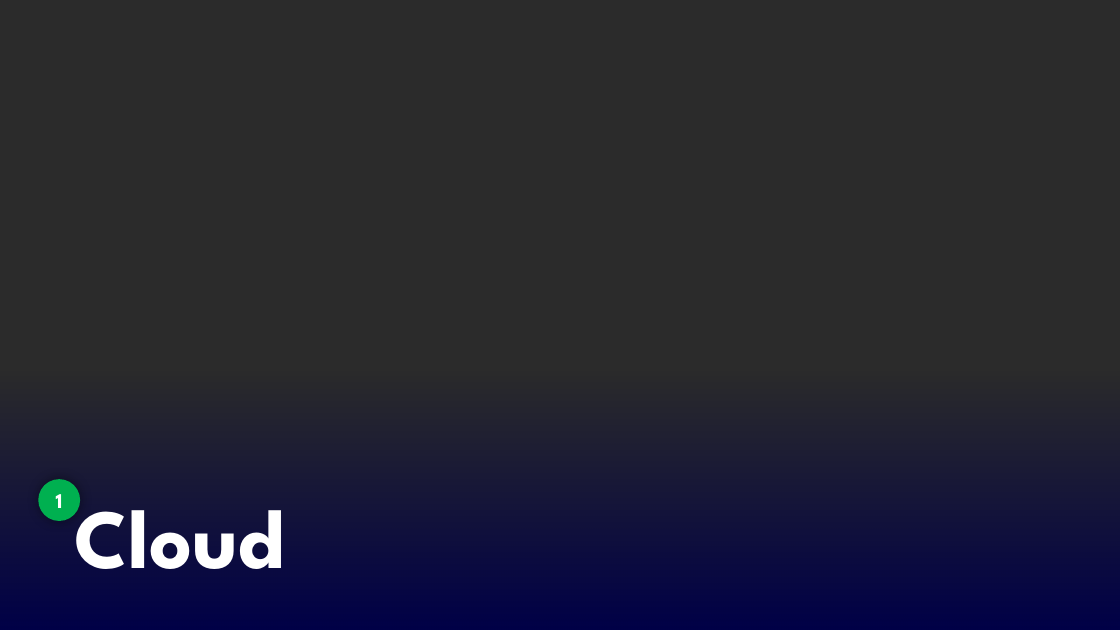
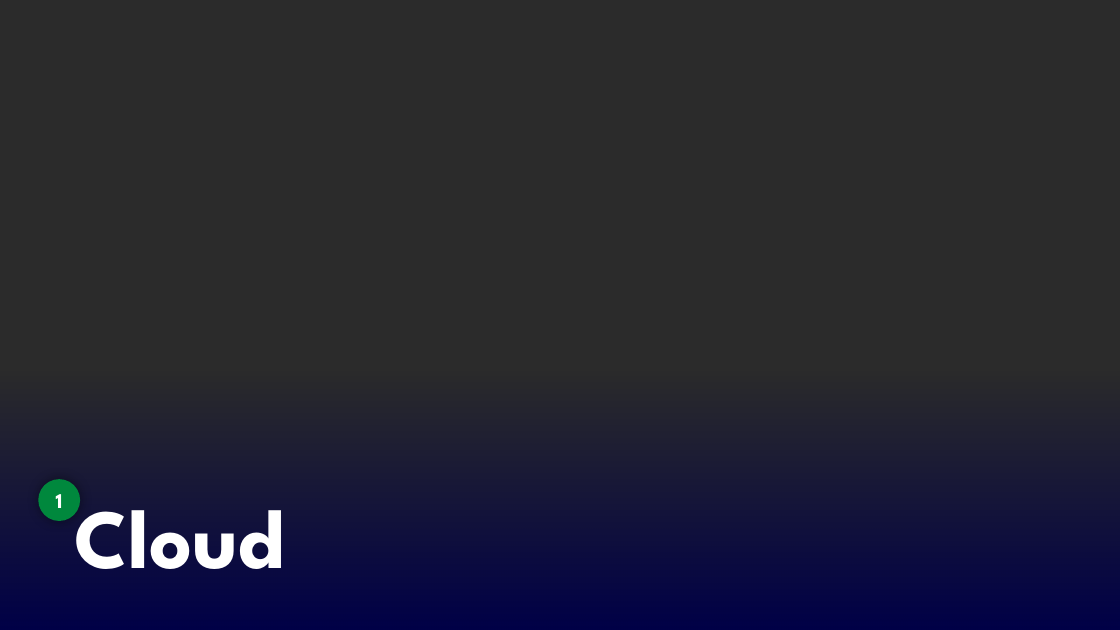
Before and after one commit to dto-btn/reading-material, a slide deck: slide 3 of presentations/digital-hour-cloud-automation.pptx. Drawn at 1120x630 pixels with LibreOffice and Linux fonts; fonts in the diff are those of the drawing; background and template pictures are left out; a plain dark background stands for a picture behind light text. Boxes give left, top, right and bottom in pixels: in the first picture for what was removed or moved away, otherwise in the second. Text is boxed around its words. In the diff, an @@ line names an element or a change of style, - is before the commit and + after.

```diff
--- a/presentations/digital-hour-cloud-automation.pptx
+++ b/presentations/digital-hour-cloud-automation.pptx
@@ ellipse "1" at <box>39,479,81,521</box>: fill #00B050 to #00883D @@
```
Also in this commit, not shown: 5 other slides changed.
